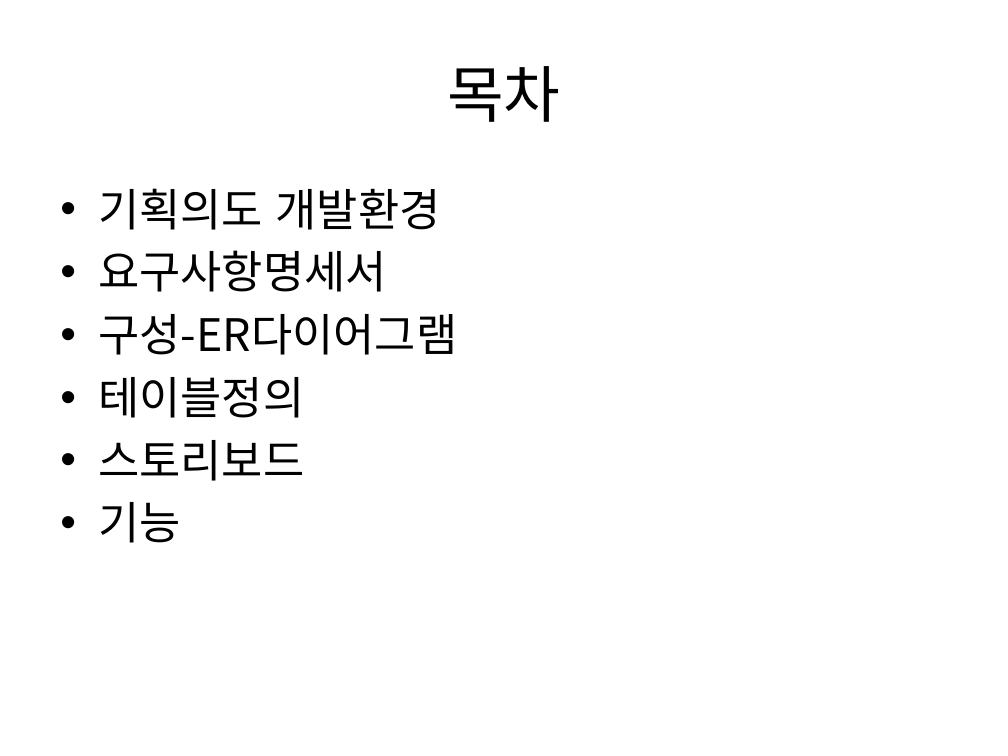
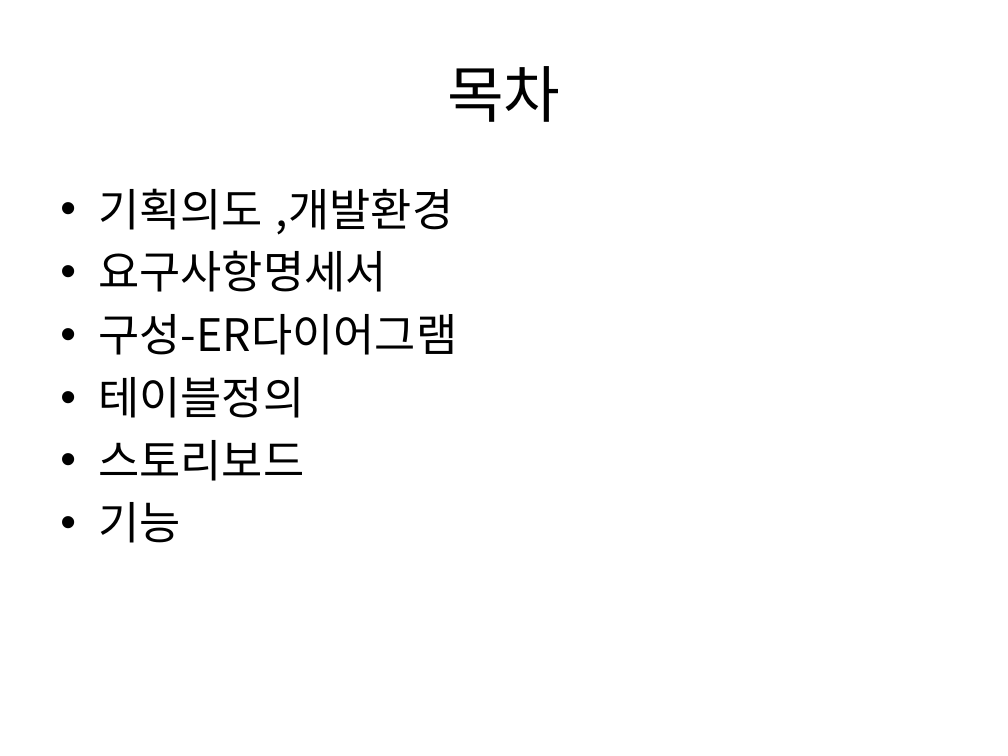
Before and after one commit to yeonjihyo/Leather, a slide deck: slide 2 of leather_last/JH Leather PPT.pptx. Drawn at 1008x756 pixels with LibreOffice and Linux fonts; fonts in the diff are those of the drawing. Boxes give left, top, right and bottom in pixels: in the first picture for what was removed or moved away, otherwise in the second. Text is boxed around its words. In the diff, an @@ line names an element or a change of style, - is before the commit and + after.

```diff
--- a/leather_last/JH Leather PPT.pptx
+++ b/leather_last/JH Leather PPT.pptx
@@ text at (x1=98, y1=188, x2=453, y2=235): text changed @@
-• 기획의도 개발환경
+• 기획의도 ,개발환경
```
Also in this commit, not shown: 7 other slides changed, 1 slide removed.
